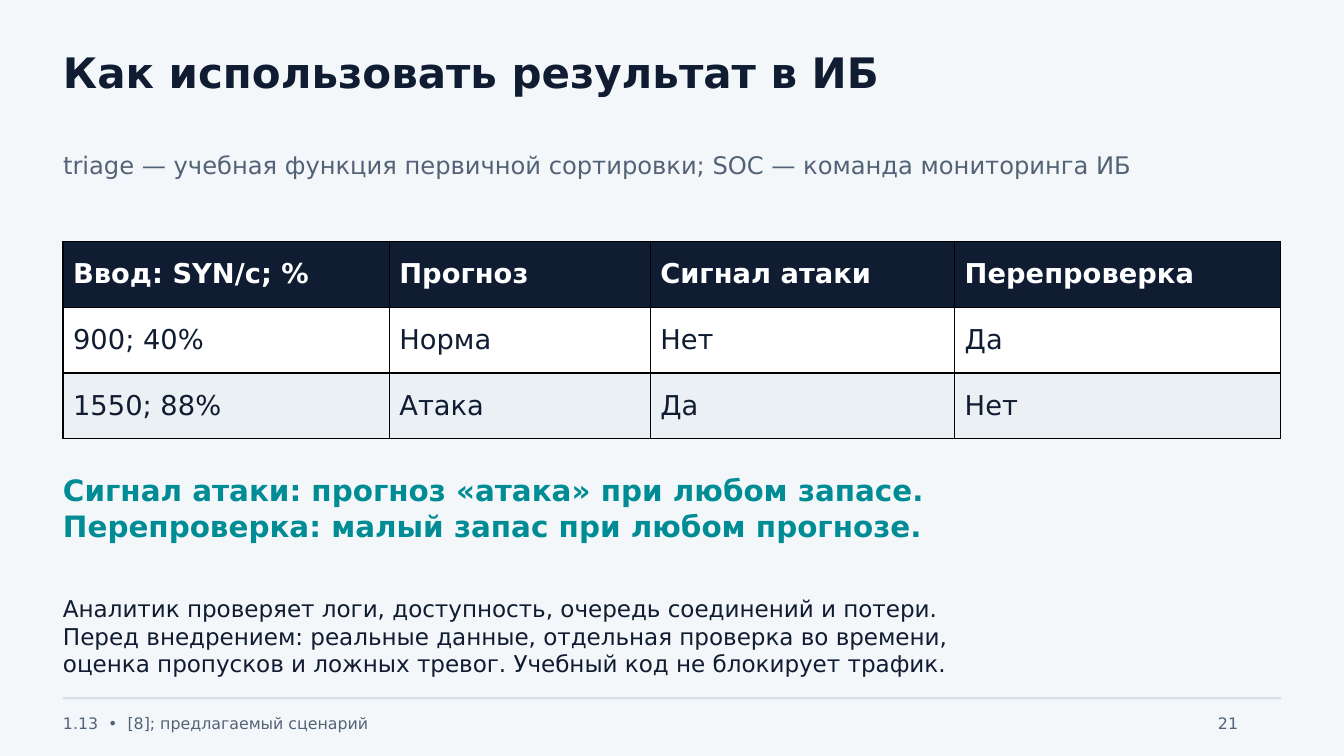
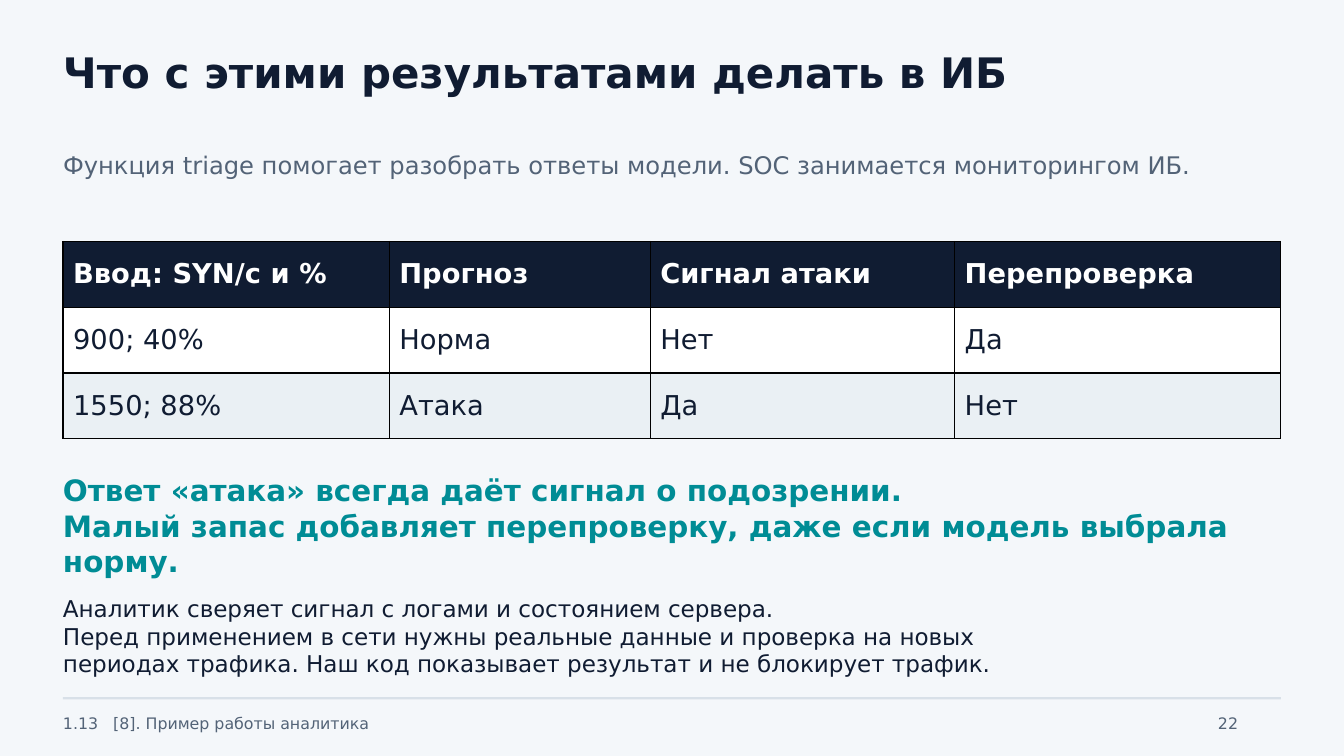
Before and after one commit to johnnilson664-sys/gis, a slide deck: slide 22 of presentations/1.13-etalony-otstupy/Etalony_otstupy_SYN_flood.pptx (slide 21 before the commit). Drawn at 1344x756 pixels with LibreOffice and Linux fonts; fonts in the diff are those of the drawing. Boxes give left, top, right and bottom in pixels: in the first picture for what was removed or moved away, otherwise in the second. Text is boxed around its words. In the diff, an @@ line names an element or a change of style, - is before the commit and + after.

Commit message:
Simplify presentation wording and add annotated notebook plot to the practical example

```diff
--- a/presentations/1.13-etalony-otstupy/Etalony_otstupy_SYN_flood.pptx
+++ b/presentations/1.13-etalony-otstupy/Etalony_otstupy_SYN_flood.pptx
@@ text at (63,57,1007,97): text changed @@
-Как использовать результат в ИБ
+Что с этими результатами делать в ИБ
@@ text at (63,155,1190,179): text changed @@
-triage — учебная функция первичной сортировки; SOC — команда мониторинга ИБ
+Функция triage помогает разобрать ответы модели. SOC занимается мониторингом ИБ.
@@ table at (63,242,1281,440) @@
-row 1, column 1: Ввод: SYN/с; %
+row 1, column 1: Ввод: SYN/с и %
@@ text at (63,478,1228,543): text changed @@
-Сигнал атаки: прогноз «атака» при любом запасе.
-Перепроверка: малый запас при любом прогнозе.
+Ответ «атака» всегда даёт сигнал о подозрении.
+Малый запас добавляет перепроверку, даже если модель выбрала норму.
@@ text at (63,600,990,677): text changed @@
-Аналитик проверяет логи, доступность, очередь соединений и потери.
-Перед внедрением: реальные данные, отдельная проверка во времени,
-оценка пропусков и ложных тревог. Учебный код не блокирует трафик.
+Аналитик сверяет сигнал с логами и состоянием сервера.
+Перед применением в сети нужны реальные данные и проверка на новых
+периодах трафика. Наш код показывает результат и не блокирует трафик.
@@ text at (63,717,369,733): text changed @@
-1.13 • [8]; предлагаемый сценарий
+1.13 [8]. Пример работы аналитика
@@ text at (1218,717,1238,729): text changed @@
-21
+22
```
Also in this commit, not shown: 21 other slides changed, 1 slide added, 8 other files.
